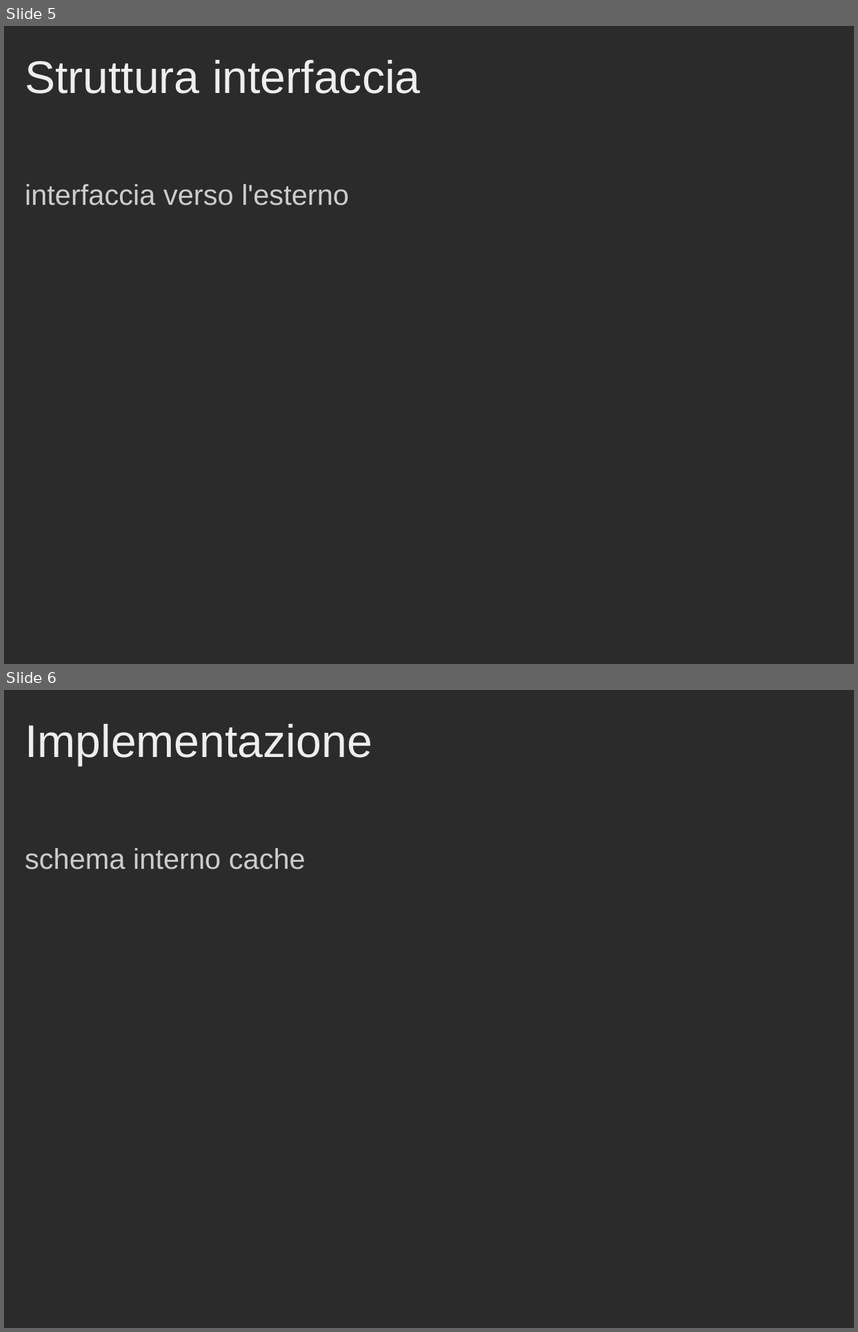
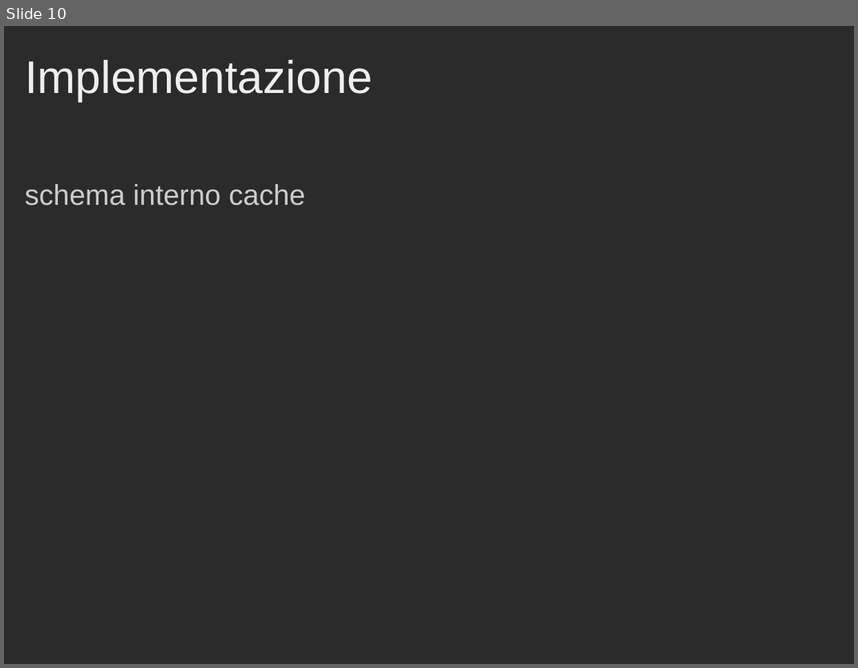
Before and after one commit to Muffo/dlxcache, a slide deck: Presentazione_Progetto_Cache.ppt. Shown one above the other, each under a label of ours: slides 5 and 6 before the commit, slide 10 after it. The pictures are 858x1332 and 858x668 pixels, drawn with LibreOffice and Linux fonts; fonts in the diff are those of the drawing; background and template pictures are left out; a plain dark background stands for a picture behind light text. Boxes give left, top, right and bottom in pixels: in the first picture for what was removed or moved away, otherwise in the second. Text is boxed around its words. In the diff, an @@ line names an element or a change of style, - is before the commit and + after.

```diff
--- a/Presentazione_Progetto_Cache.ppt
+++ b/Presentazione_Progetto_Cache.ppt
@@ slide 5 removed at [4, 26, 854, 664], background picture (left out) @@
@@ title removed at [25, 60, 421, 94] @@
-Struttura interfaccia
@@ text removed at [25, 184, 349, 205] @@
-interfaccia verso l'esterno
@@ what was slide 6 is now slide 10 @@
```
Also in this commit, not shown: 3 slides changed, 6 slides added, 1 other slide removed, 6 other files.
